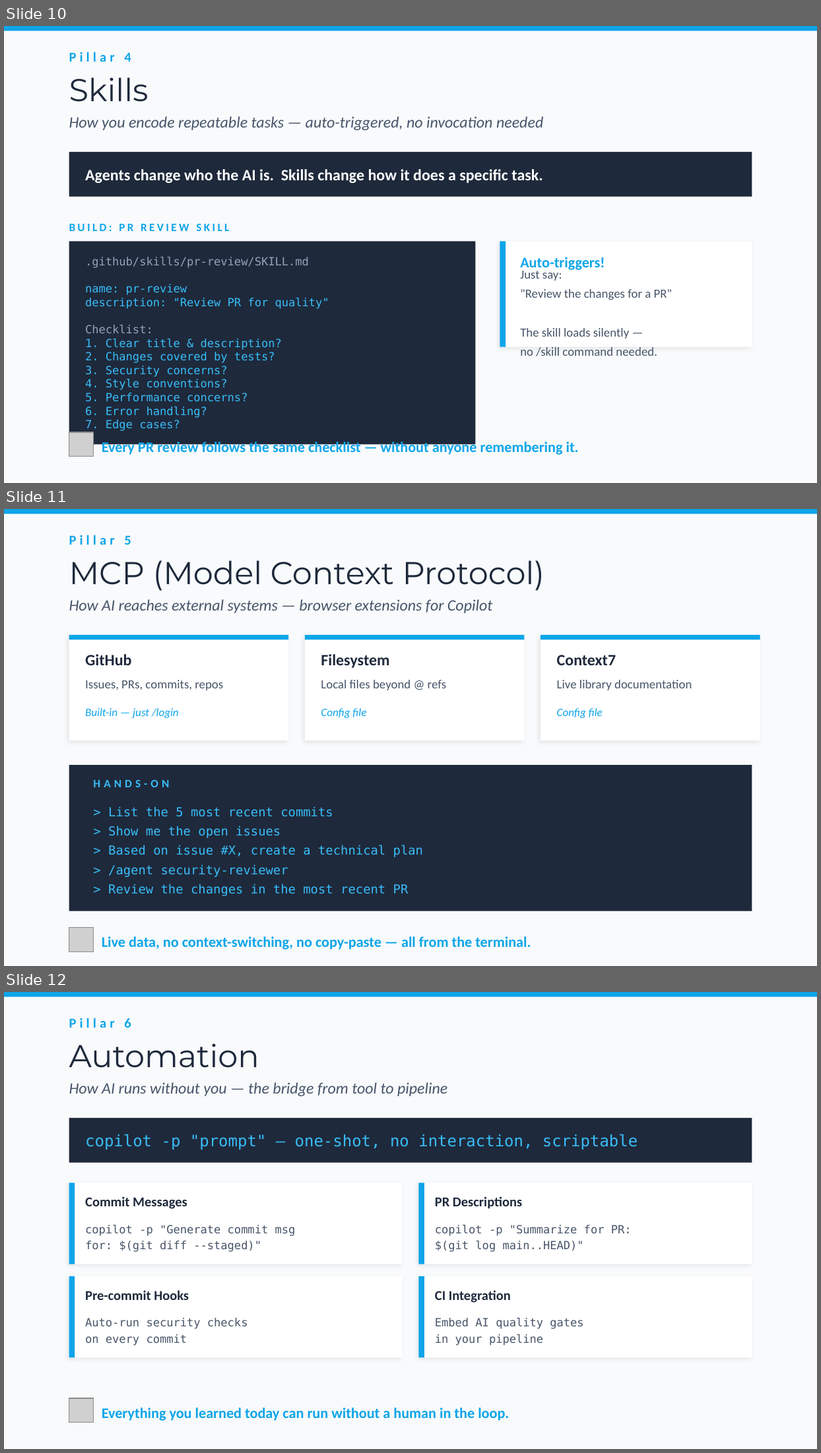
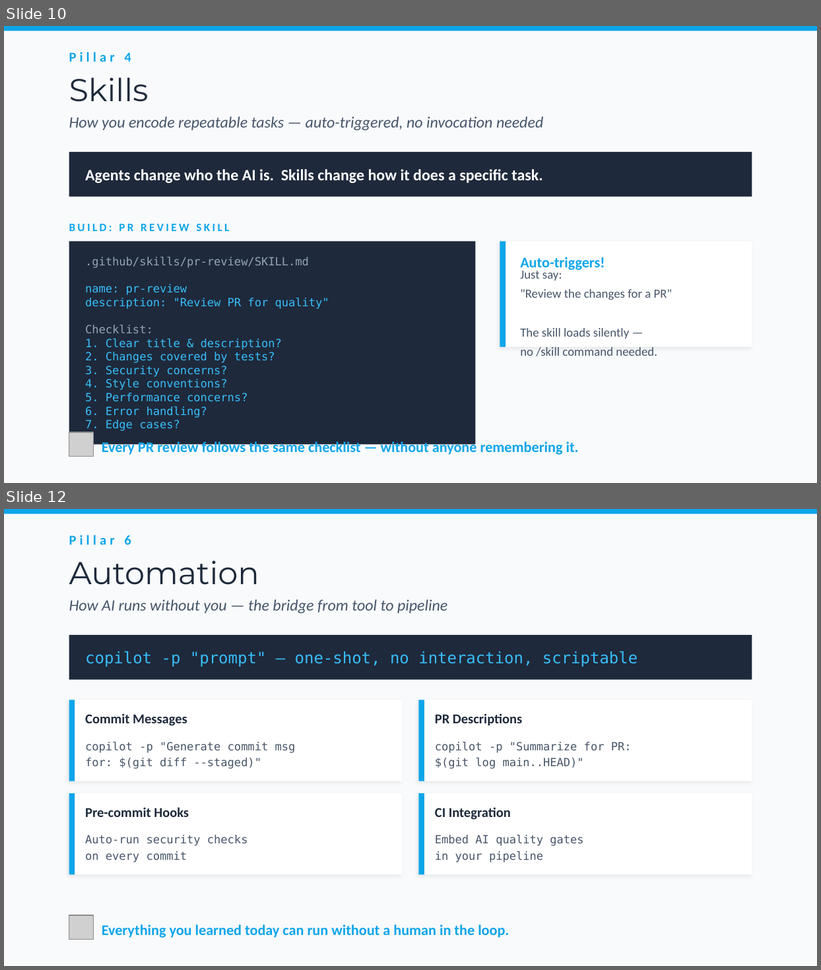
Before and after one commit to bubuding0809/copilot-cli-for-beginners, a slide deck: WORKSHOP-PRESENTATION.pptx. Shown one above the other, each under a label of ours: slides 10, 11 and 12 before the commit, slides 10 and 12 after it; the slides between them are not shown. The pictures are 821x1453 and 821x970 pixels, drawn with LibreOffice and Linux fonts; fonts in the diff are those of the drawing; grey boxes stand for pictures. Boxes give left, top, right and bottom in pixels: in the first picture for what was removed or moved away, otherwise in the second. Text is boxed around its words. In the diff, an @@ line names an element or a change of style, - is before the commit and + after.

```diff
--- a/WORKSHOP-PRESENTATION.pptx
+++ b/WORKSHOP-PRESENTATION.pptx
@@ slide 11 removed at [4,509,817,966], background #F8FAFC @@
@@ rectangle removed at [4,509,817,514] @@
@@ text removed at [69,535,131,545] @@
-Pillar 5
@@ text removed at [69,560,545,591] @@
-MCP (Model Context Protocol)
@@ text removed at [69,599,492,613] @@
-How AI reaches external systems — browser extensions for Copilot
@@ rectangle removed at [69,635,288,741] @@
@@ rectangle removed at [69,635,288,640] @@
@@ rectangle removed at [305,635,524,741] @@
@@ rectangle removed at [305,635,524,640] @@
@@ rectangle removed at [541,635,760,741] @@
@@ rectangle removed at [541,635,760,640] @@
@@ text removed at [85,654,131,665] @@
-GitHub
@@ text removed at [321,654,389,668] @@
-Filesystem
@@ text removed at [557,655,616,665] @@
-Context7
@@ text removed at [85,680,223,691] @@
-Issues, PRs, commits, repos
@@ text removed at [321,680,446,691] @@
-Local files beyond @ refs
@@ text removed at [557,680,692,691] @@
-Live library documentation
@@ text removed at [85,708,179,718] @@
-Built-in — just /login
@@ text removed at [321,708,366,718] @@
-Config file
@@ text removed at [557,708,603,718] @@
-Config file
@@ rectangle removed at [69,765,752,912] @@
@@ text removed at [93,780,169,788] @@
-HANDS-ON
@@ text removed at [108,807,423,896] @@
-> List the 5 most recent commits
-> Show me the open issues
-> Based on issue #X, create a technical plan
-> /agent security-reviewer
-> Review the changes in the most recent PR
@@ picture removed at [69,927,94,952] @@
@@ text removed at [102,937,531,950] @@
-Live data, no context-switching, no copy-paste — all from the terminal.
```
Also in this commit, not shown: 5 slides changed, 1 slide added, 3 other files.
